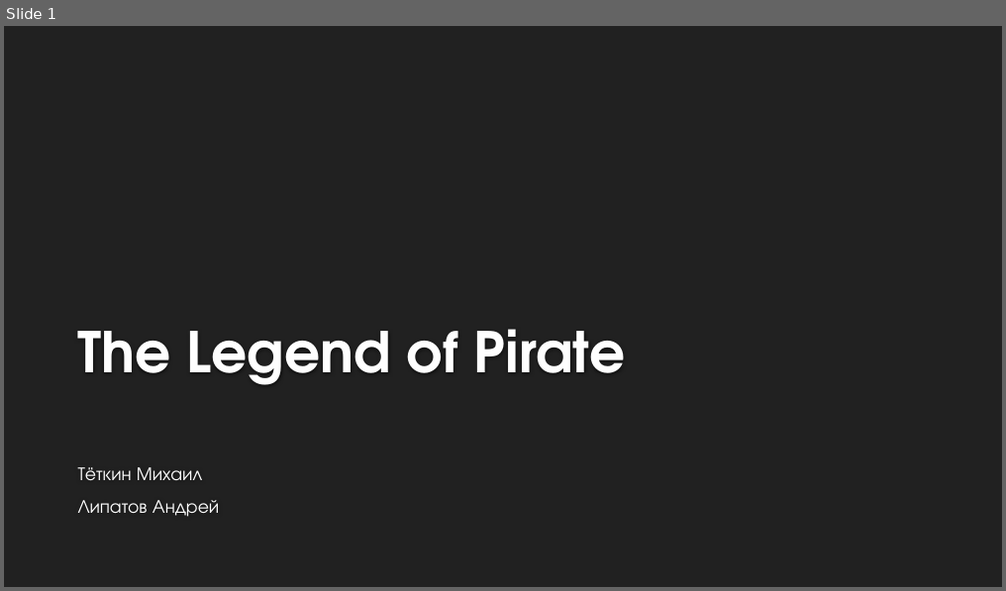
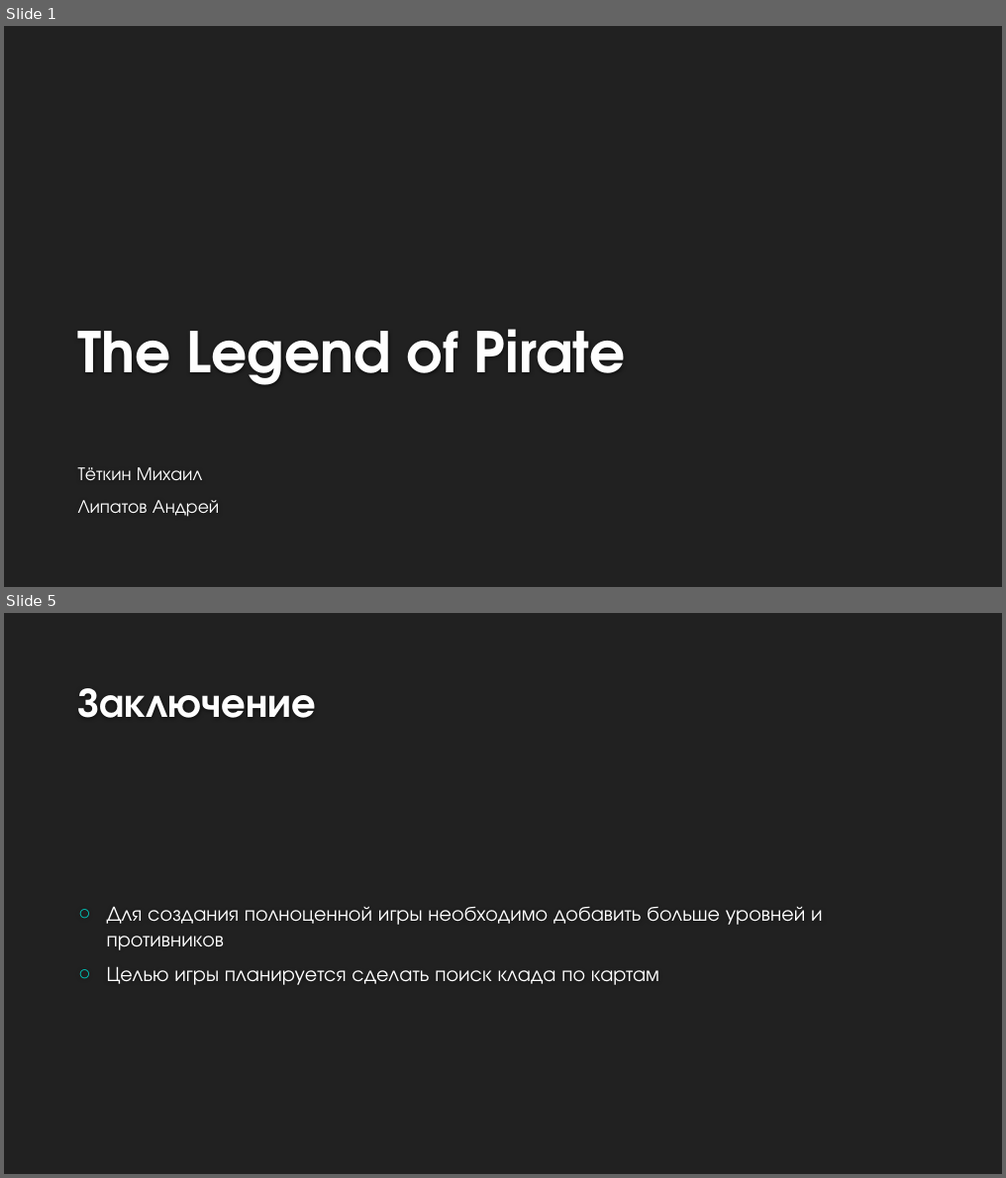
Before and after one commit to MixelTe/The-Legend-of-Pirate, a slide deck: docs/The Legend of Pirate.pptx. Shown one above the other, each under a label of ours: slide 1 before the commit, slides 1 and 5 after it; the slides between them are not shown. The pictures are 1006x591 and 1006x1178 pixels, drawn with LibreOffice and Linux fonts; fonts in the diff are those of the drawing; background and template pictures are left out. Boxes give left, top, right and bottom in pixels: in the first picture for what was removed or moved away, otherwise in the second. Text is boxed around its words. In the diff, an @@ line names an element or a change of style, - is before the commit and + after.

```diff
--- a/docs/The Legend of Pirate.pptx
+++ b/docs/The Legend of Pirate.pptx
@@ slide 5 added at (4, 613, 1002, 1174), background #212121 @@
@@ title added at (78, 688, 316, 718), 40 pt, text #FEFEFE, bold @@
+Заключение
@@ text added at (107, 906, 823, 985), 20 pt, text #FFFFFF @@
+○ Для создания полноценной игры необходимо добавить больше уровней и противников
+○ Целью игры планируется сделать поиск клада по картам
```
Also in this commit, not shown: 3 other slides added, 1 slide removed, 4 other files.
